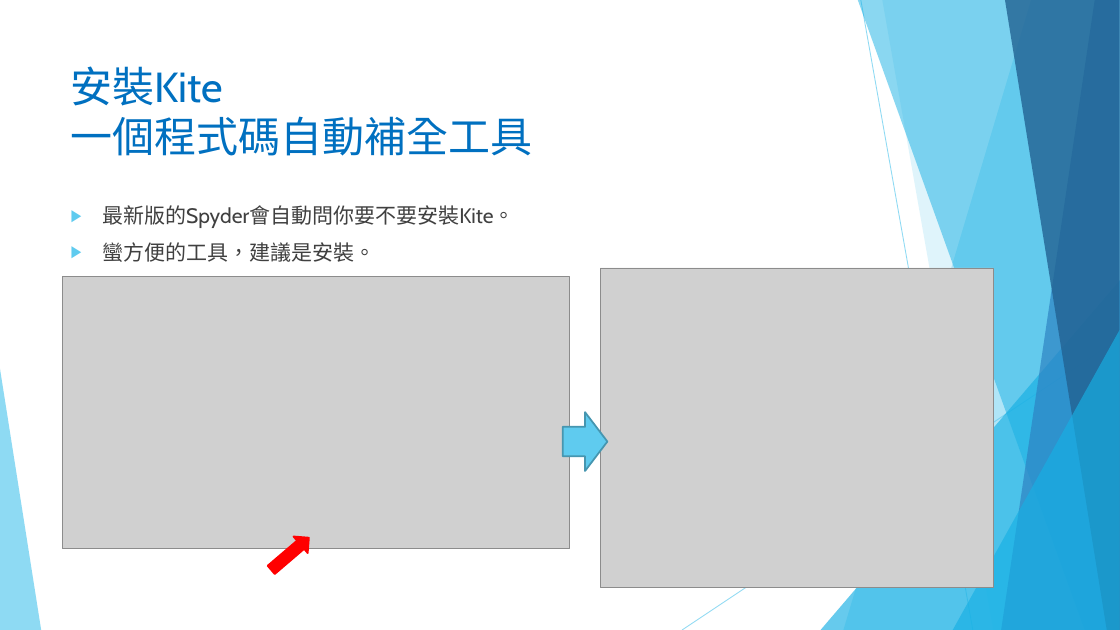
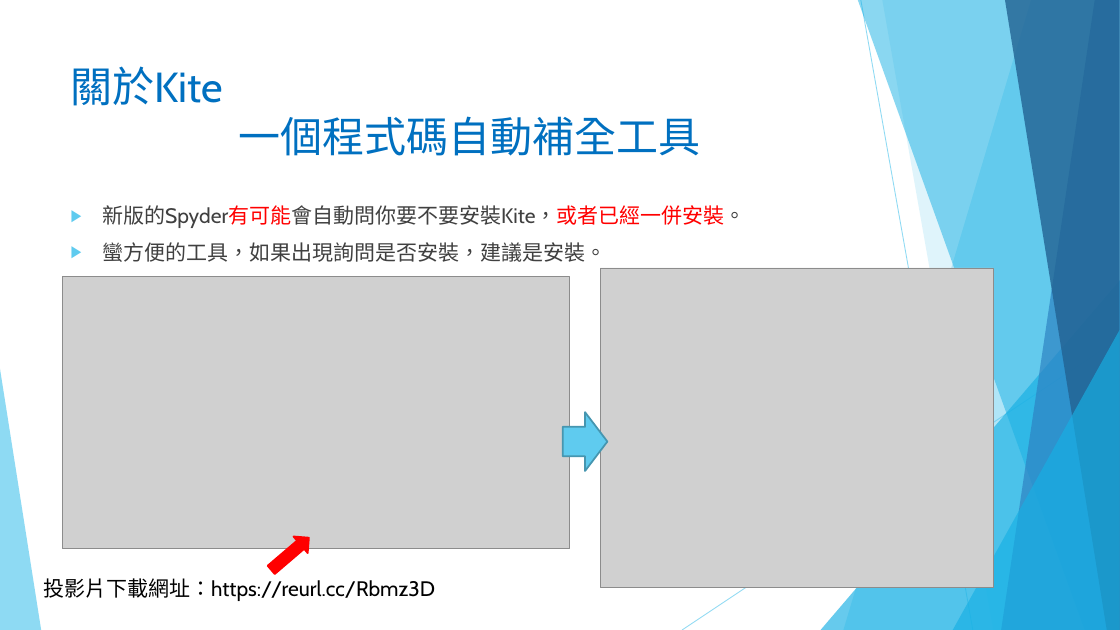
Before and after one commit to liulawsi/My_PPTs, a slide deck: slide 22 of LCC/Python/00c_Spyder環境建置.pptx (slide 20 before the commit). Drawn at 1120x630 pixels with LibreOffice and Linux fonts; fonts in the diff are those of the drawing; grey boxes stand for pictures; background and template pictures are left out. Boxes give left, top, right and bottom in pixels: in the first picture for what was removed or moved away, otherwise in the second. Text is boxed around its words. In the diff, an @@ line names an element or a change of style, - is before the commit and + after.

```diff
--- a/LCC/Python/00c_Spyder環境建置.pptx
+++ b/LCC/Python/00c_Spyder環境建置.pptx
@@ title at box(71, 66, 701, 156): text changed @@
-安裝Kite
-一個程式碼自動補全工具
+關於Kite
+一個程式碼自動補全工具
@@ text at box(102, 205, 745, 262): text changed @@
-▶ 最新版的Spyder會自動問你要不要安裝Kite。
-▶ 蠻方便的工具，建議是安裝。
+▶ 新版的Spyder有可能會自動問你要不要安裝Kite，或者已經一併安裝。
+▶ 蠻方便的工具，如果出現詢問是否安裝，建議是安裝。
@@ text added at box(43, 578, 435, 601), 18 pt, text #000000 @@
+投影片下載網址：https://reurl.cc/Rbmz3D
```
Also in this commit, not shown: 23 other slides changed, 3 slides added, 14 other files.
